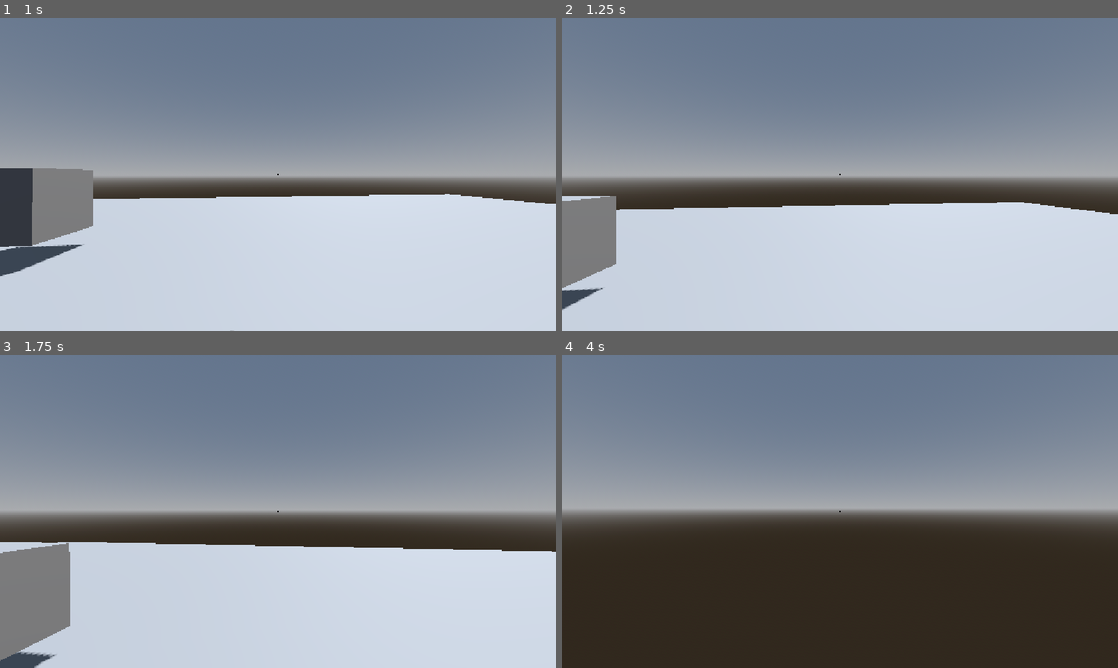
Above: before the commit, frames 1-4 (two rows, left to right).
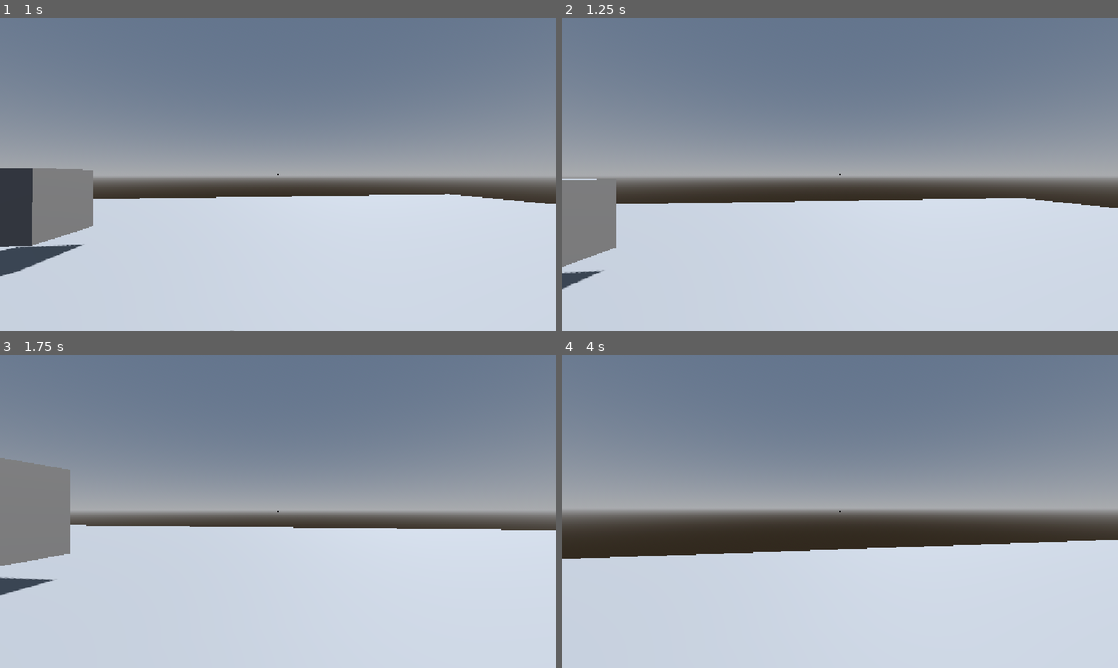
Above: after the commit, the same moments.

Repository: DanielKinkead77/Infusion_Game
Game: Godot game, scene res://Levels/test_level.tscn
The game is run twice, just before and just after one commit, with the same random seed, the same clock (stepped at 60 frames per second) and the same inputs.
Inputs (mouse positions are in pixels of both pictures, inside the frame that each line leads up to):
- Up to frame 1 (1 s): move the mouse to (305, 174) at 0.52 s; press the mouse at (305, 174) at 0.53 s; hold W (move_forward) from 0.53 s (still down); tap Space (jump) at 0.77 s; tap 1 (element_1, bound only after the commit) at 0.8 s
- Up to frame 2 (1.25 s): keep holding W (move_forward); tap Space (jump) at 1.07 s
- Up to frame 3 (1.75 s): keep holding W (move_forward); move the mouse to (250, 511) at 1.27 s; release the mouse at (250, 511) at 1.28 s; tap 1 (element_1, bound only after the commit) at 1.35 s; tap Space (jump) at 1.52 s; tap 2 (element_2, bound only after the commit) at 1.55 s
- Up to frame 4 (4 s): keep holding W (move_forward); tap Space (jump) at 1.82, 2.3, 2.85, 3.02, 3.32, 3.77 s; move the mouse to (851, 505) at 2.02 s; tap 2 (element_2, bound only after the commit) at 2.1 s; move the mouse to (834, 517) at 2.77 s; click (834, 517) at 3.05 s; move the mouse to (878, 514) at 3.52 s; hold E (grab, bound only after the commit) from 3.53 s (still down); tap 1 (element_1, bound only after the commit) at 3.8 s

Frame 1 is identical in both runs. In frame 2, 2.7% of the frame differs, in the area x 0-100%, y 51-94%; in frame 3, 12%; in frame 4, 38%, in the area x 0-100%, y 59-100%.

Commit message:
Initial Elements Creation
ive build the rough framework for the Elements and infusions methods.

Diff:
--- /dev/null
+++ b/Components/infusable.gd
@@ -0,0 +1,36 @@
+class_name Infusable
+extends Node
+
+signal infused(element: ElementData)
+signal cleared
+
+@export var mesh: MeshInstance3D
+
+var element: ElementData = null
+var time_left: float = 0.0
+
+
+func infuse(new_element: ElementData, duration: float) -> void:
+	element = new_element
+	time_left = duration
+	var material: StandardMaterial3D = StandardMaterial3D.new()
+	material.albedo_color = element.color
+	mesh.material_override = material
+	infused.emit(element)
+
+
+func clear() -> void:
+	if element == null:
+		return
+	element = null
+	time_left = 0.0
+	mesh.material_override = null
+	cleared.emit()
+
+
+func _process(delta: float) -> void:
+	if element == null:
+		return
+	time_left -= delta
+	if time_left <= 0.0:
+		clear()
--- /dev/null
+++ b/Elements/Effects/effect_burn.gd
@@ -0,0 +1,4 @@
+class_name BurnEffect
+extends EffectData
+
+@export var damage_per_second: float = 5.0
--- /dev/null
+++ b/Elements/Effects/effect_data.gd
@@ -0,0 +1,4 @@
+class_name EffectData
+extends Resource
+
+@export var duration: float = 3.0
--- /dev/null
+++ b/Elements/Effects/effect_freeze.gd
@@ -0,0 +1,2 @@
+class_name FreezeEffect
+extends EffectData
--- /dev/null
+++ b/Elements/InfusionMethods/held_infusion.gd
@@ -0,0 +1,9 @@
+class_name HeldInfusion
+extends InfusionMethod
+
+
+func find_target(infuser: Infuser) -> Infusable:
+	var item: Throwable = infuser.throw_hand.held_item
+	if item == null:
+		return null
+	return item.infusable
--- /dev/null
+++ b/Elements/InfusionMethods/infusion_method.gd
@@ -0,0 +1,8 @@
+class_name InfusionMethod
+extends Resource
+
+@export var infusion_duration: float = 5.0
+
+
+func find_target(_infuser: Infuser) -> Infusable:
+	return null
--- a/Elements/element_data.gd
+++ b/Elements/element_data.gd
@@ -1,8 +1,14 @@
 class_name ElementData
-extends Node
+extends Resource
 
 @export var element_name: String = ""
-@export var colour: Color = color.WHITE
-@export var effect_duration: float = 3.0
-@export var damage_per_second
-@export
+@export var color: Color = Color.WHITE
+@export var effects: Array[EffectData] = []
+@export var supported_methods: Array[InfusionMethod] = []
+
+
+func supports(method: InfusionMethod) -> bool:
+	for m: InfusionMethod in supported_methods:
+		if m.get_script() == method.get_script():
+			return true
+	return false
--- /dev/null
+++ b/Player/infuser.gd
@@ -0,0 +1,58 @@
+class_name Infuser
+extends Node
+
+signal element_selected(element: ElementData)
+
+@export var throw_hand: ThrowHand
+@export var unlocked_elements: Array[ElementData] = []
+@export var unlocked_methods: Array[InfusionMethod] = []
+@export var hold_to_infuse_time: float = 0.4
+
+var slot_actions: Array[String] = ["element_1", "element_2"]
+var selected_index: int = 0
+var active_method_index: int = 0
+var held_slot: int = -1
+var hold_time: float = 0.0
+var infused_this_press: bool = false
+
+func _ready() -> void:
+	assert(throw_hand != null, "Infuser: Throw Hand slot is empty")
+
+
+func _unhandled_input(event: InputEvent) -> void:
+	for i: int in slot_actions.size():
+		if event.is_action_pressed(slot_actions[i]):
+			select(i)
+			held_slot = i
+			hold_time = 0.0
+			infused_this_press = false
+		elif event.is_action_released(slot_actions[i]) and held_slot == i:
+			held_slot = -1
+
+func _process(delta: float) -> void:
+	if held_slot == -1 or infused_this_press:
+		return
+	hold_time += delta
+	if hold_time >= hold_to_infuse_time:
+		infused_this_press = true
+		try_infuse()
+
+func select(index: int) -> void:
+	if index >= unlocked_elements.size():
+		return
+	selected_index = index
+	element_selected.emit(unlocked_elements[index])
+
+
+func try_infuse() -> bool:
+	if selected_index >= unlocked_elements.size() or unlocked_methods.is_empty():
+		return false
+	var element: ElementData = unlocked_elements[selected_index]
+	var method: InfusionMethod = unlocked_methods[active_method_index]
+	if not element.supports(method):
+		return false
+	var target: Infusable = method.find_target(self)
+	if target == null:
+		return false
+	target.infuse(element, method.infusion_duration)
+	return true
--- a/Player/player.gd
+++ b/Player/player.gd
@@ -22,7 +22,7 @@
 func _physics_process(delta: float) -> void:
 	if not is_on_floor():
 		velocity.y -= delta * gravity
-	if Input.is_action_just_pressed("jump"):
+	if Input.is_action_just_pressed("jump") and is_on_floor():
 		velocity.y = jump_velocity
 	var input_dir: Vector2 = Input.get_vector("move_left","move_right","move_forward","move_backward")
 	var direction: Vector3 = transform.basis * Vector3(input_dir.x,0, input_dir.y)
--- a/Player/player.tscn
+++ b/Player/player.tscn
@@ -7,16 +7,16 @@
 radius = 0.4
 height = 1.8
 
-[node name="Node3D" type="Node3D" unique_id=2061133851]
-
-[node name="Player" type="CharacterBody3D" parent="." unique_id=2085174782]
+[node name="Player" type="CharacterBody3D" unique_id=2085174782]
+collision_layer = 2
+collision_mask = 69
 script = ExtResource("1_vyvq2")
 
-[node name="CollisionShape3D" type="CollisionShape3D" parent="Player" unique_id=1161808289]
+[node name="CollisionShape3D" type="CollisionShape3D" parent="." unique_id=1161808289]
 transform = Transform3D(1, 0, 0, 0, 1, 0, 0, 0, 1, 0, 0.9, 0)
 shape = SubResource("CapsuleShape3D_bj4t2")
 
-[node name="Throw Hand" type="Node" parent="Player" unique_id=772554169 node_paths=PackedStringArray("player", "camera", "hold_point", "interact_ray", "aim_ray")]
+[node name="Throw Hand" type="Node" parent="." unique_id=772554169 node_paths=PackedStringArray("player", "camera", "hold_point", "interact_ray", "aim_ray")]
 script = ExtResource("2_4ntmi")
 player = NodePath("..")
 camera = NodePath("../Head/Camera3D")
@@ -26,23 +26,26 @@
 max_look_sway = 0.36
 sway_return_speed = 6.0
 
-[node name="Head" type="Node3D" parent="Player" unique_id=1718349394]
+[node name="Head" type="Node3D" parent="." unique_id=1718349394]
 transform = Transform3D(1, 0, 0, 0, 1, 0, 0, 0, 1, 0, 1.6, 0)
 
-[node name="Camera3D" type="Camera3D" parent="Player/Head" unique_id=323058757]
+[node name="Camera3D" type="Camera3D" parent="Head" unique_id=323058757]
 
-[node name="InteractRay" type="RayCast3D" parent="Player/Head/Camera3D" unique_id=798152408]
+[node name="InteractRay" type="RayCast3D" parent="Head/Camera3D" unique_id=798152408]
 target_position = Vector3(0, 0, -2.5)
+collision_mask = 9
 
-[node name="AimRay" type="RayCast3D" parent="Player/Head/Camera3D" unique_id=1107362496]
+[node name="AimRay" type="RayCast3D" parent="Head/Camera3D" unique_id=1107362496]
 target_position = Vector3(0, 0, -100)
+collision_mask = 29
 
-[node name="HoldPoint" type="Marker3D" parent="Player/Head/Camera3D" unique_id=634704300]
+[node name="HoldPoint" type="Marker3D" parent="Head/Camera3D" unique_id=634704300]
 transform = Transform3D(1, 0, 0, 0, 1, 0, 0, 0, 1, -0.35, -0.3, -0.6)
+gizmo_extents = 0.5
 
-[node name="CanvasLayer" type="CanvasLayer" parent="Player" unique_id=1423828143]
+[node name="CanvasLayer" type="CanvasLayer" parent="." unique_id=1423828143]
 
-[node name="CenterContainer" type="CenterContainer" parent="Player/CanvasLayer" unique_id=773393180]
+[node name="CenterContainer" type="CenterContainer" parent="CanvasLayer" unique_id=773393180]
 anchors_preset = 15
 anchor_right = 1.0
 anchor_bottom = 1.0
@@ -50,7 +53,7 @@
 grow_vertical = 2
 mouse_filter = 2
 
-[node name="ColorRect" type="ColorRect" parent="Player/CanvasLayer/CenterContainer" unique_id=115577602]
+[node name="ColorRect" type="ColorRect" parent="CanvasLayer/CenterContainer" unique_id=115577602]
 custom_minimum_size = Vector2(4, 4)
 layout_mode = 2
 mouse_filter = 2
--- a/Player/throw_hand.gd
+++ b/Player/throw_hand.gd
@@ -33,6 +33,9 @@
 
 
 func _unhandled_input(event: InputEvent) -> void:
+	if Input.mouse_mode != Input.MOUSE_MODE_CAPTURED:
+		return
+
 	if event is InputEventMouseMotion and held_item != null:
 		look_sway += event.relative * look_sway_amount
 		look_sway = look_sway.limit_length(max_look_sway)
--- a/Throwables/item_rock.tscn
+++ b/Throwables/item_rock.tscn
@@ -14,6 +14,8 @@
 radius = 0.15
 
 [node name="rock" type="RigidBody3D" unique_id=776994072]
+collision_layer = 8
+collision_mask = 15
 continuous_cd = true
 script = ExtResource("1_pb4p3")
 
--- a/Throwables/throwable.gd
+++ b/Throwables/throwable.gd
@@ -1,12 +1,14 @@
 class_name Throwable
 extends RigidBody3D
+
+@export var infusable: Infusable
 
 func pick_up(holder: PhysicsBody3D) -> void:
 	freeze = true
 	add_collision_exception_with(holder)
-func release(launch_velcity: Vector3, holder: PhysicsBody3D) -> void:
+func release(launch_velocity: Vector3, holder: PhysicsBody3D) -> void:
 	freeze = false
-	linear_velocity = launch_velcity
+	linear_velocity = launch_velocity
 	angular_velocity = Vector3.ZERO
 	await get_tree().create_timer(0.2).timeout
 	remove_collision_exception_with(holder)
--- a/project.godot
+++ b/project.godot
@@ -49,14 +49,34 @@
 }
 grab={
 "deadzone": 0.2,
-"events": [Object(InputEventKey,"resource_local_to_scene":fa …(140 unchanged characters)… d":false,"keycode":0,"physical_keycode":4194325,"key_label":0,"unicode":0,"location":0,"echo":false,"script":null)
+"events": [Object(InputEventKey,"resource_local_to_scene":fa …(140 unchanged characters)… d":false,"keycode":0,"physical_keycode":69,"key_label":0,"unicode":101,"location":0,"echo":false,"script":null)
 ]
 }
 throw={
 "deadzone": 0.2,
-"events": [Object(InputEventKey,"resource_local_to_scene":false,"resource_name":"","device":-1,"window_id":0,"alt_pressed":false,"shift_pressed":false,"ctrl_pressed":false,"meta_pressed":false,"pressed":false,"keycode":0,"physical_keycode":69,"key_label":0,"unicode":101,"location":0,"echo":false,"script":null)
+"events": [Object(InputEventMouseButton,"resource_local_to_scene":false,"resource_name":"","device":-1,"window_id":0,"alt_pressed":false,"shift_pressed":false,"ctrl_pressed":false,"meta_pressed":false,"button_mask":0,"position":Vector2(0, 0),"global_position":Vector2(0, 0),"factor":1.0,"button_index":1,"canceled":false,"pressed":false,"double_click":false,"script":null)
 ]
 }
+element_1={
+"deadzone": 0.2,
+"events": [Object(InputEventKey,"resource_local_to_scene":false,"resource_name":"","device":-1,"window_id":0,"alt_pressed":false,"shift_pressed":false,"ctrl_pressed":false,"meta_pressed":false,"pressed":false,"keycode":0,"physical_keycode":49,"key_label":0,"unicode":49,"location":0,"echo":false,"script":null)
+]
+}
+element_2={
+"deadzone": 0.2,
+"events": [Object(InputEventKey,"resource_local_to_scene":false,"resource_name":"","device":-1,"window_id":0,"alt_pressed":false,"shift_pressed":false,"ctrl_pressed":false,"meta_pressed":false,"pressed":false,"keycode":0,"physical_keycode":50,"key_label":0,"unicode":50,"location":0,"echo":false,"script":null)
+]
+}
+
+[layer_names]
+
+3d_physics/layer_1="world"
+3d_physics/layer_2="player"
+3d_physics/layer_3="enemies"
+3d_physics/layer_4="throwables"
+3d_physics/layer_5="element_zones"
+3d_physics/layer_6="triggers"
+3d_physics/layer_7="large_props"
 
 [physics]
 
Not shown, added: Components/infusable.gd.uid
Not shown, added: Elements/Effects/effect_burn.gd.uid
Not shown, added: Elements/Effects/effect_data.gd.uid
Not shown, added: Elements/Effects/effect_freeze.gd.uid
Not shown, added: Elements/InfusionMethods/held_infusion.gd.uid
Not shown, added: Elements/InfusionMethods/infusion_method.gd.uid
Not shown, added: Player/infuser.gd.uid
